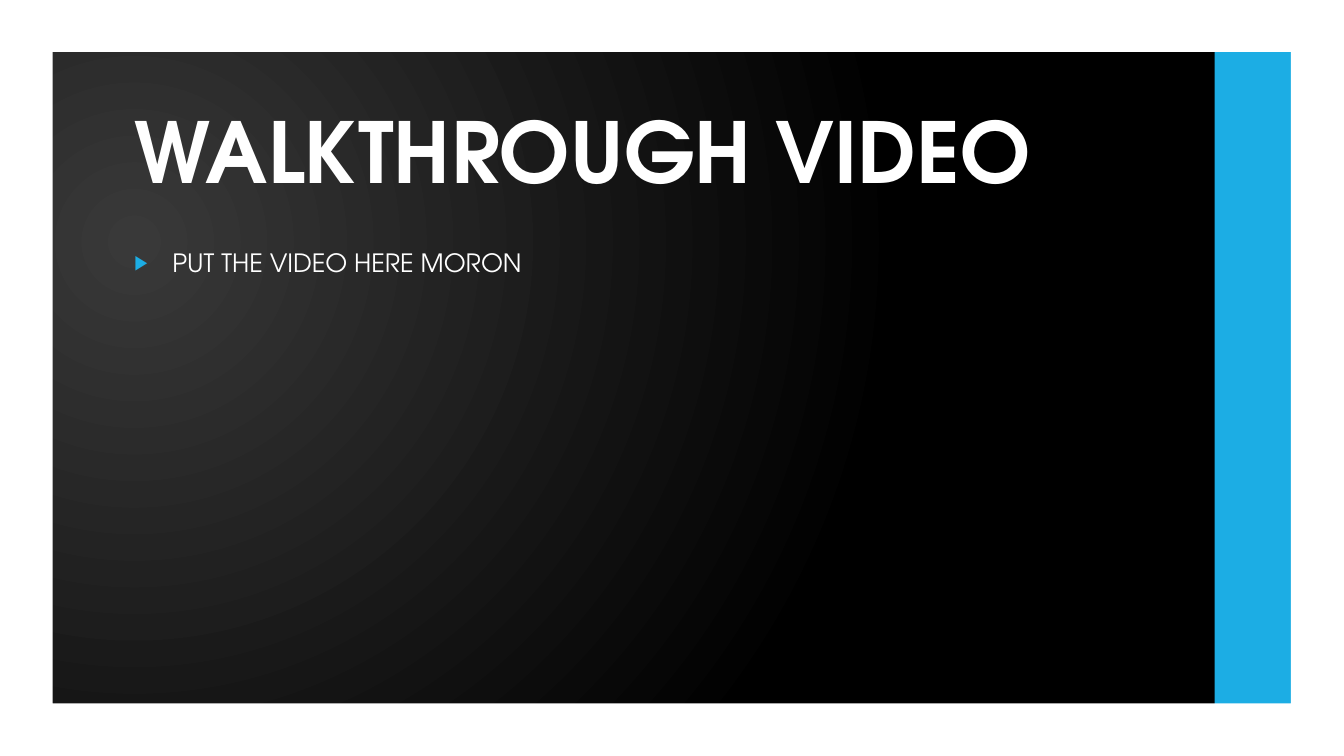
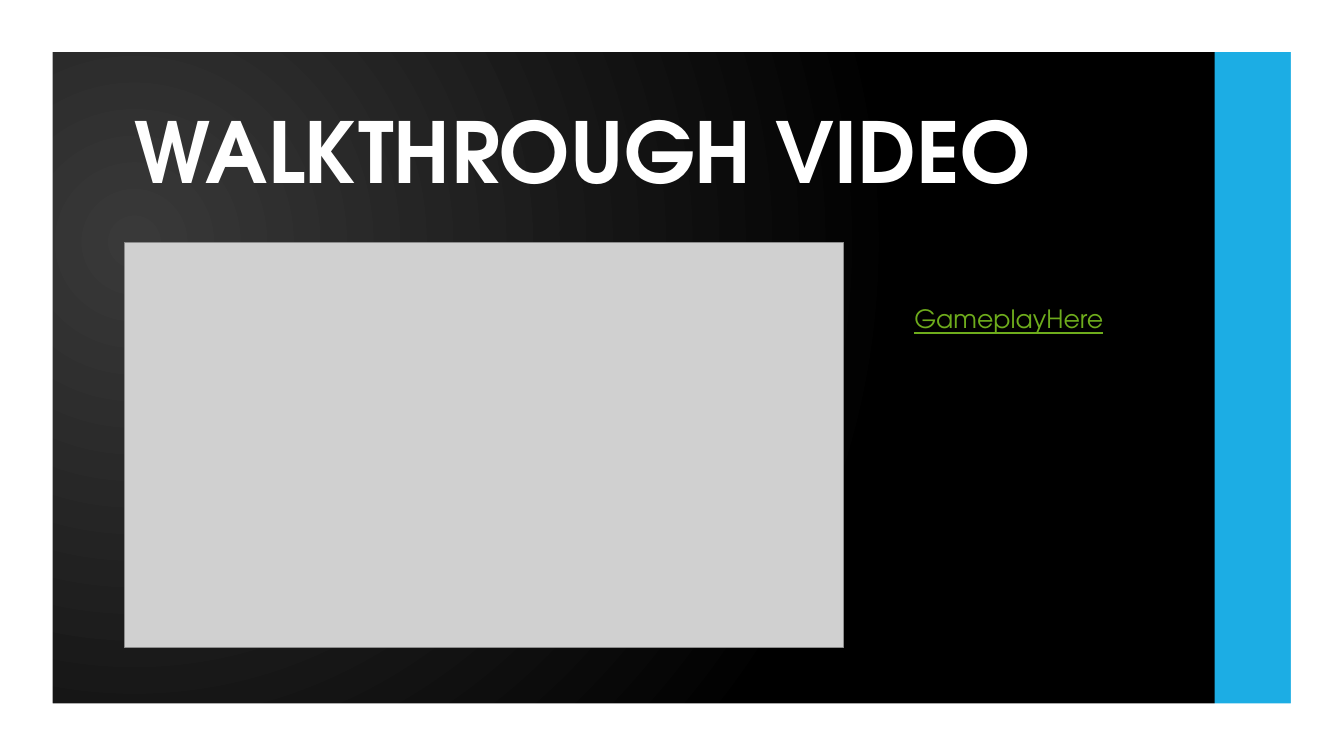
Before and after one commit to UoSGroupProjects1819/mgp-team-7, a slide deck: slide 5 of Demo Presentation/Demo Presentation.pptx. Drawn at 1344x756 pixels with LibreOffice and Linux fonts; fonts in the diff are those of the drawing; grey boxes stand for pictures; background and template pictures are left out. Boxes give left, top, right and bottom in pixels: in the first picture for what was removed or moved away, otherwise in the second. Text is boxed around its words. In the diff, an @@ line names an element or a change of style, - is before the commit and + after.

Commit message:
Updated Presentation
Added the walkthrough video (embedded + link) to the walkthrough slide.

```diff
--- a/Demo Presentation/Demo Presentation.pptx
+++ b/Demo Presentation/Demo Presentation.pptx
@@ picture added at (124,243,844,647) @@
@@ text removed at (172,253,522,273) @@
-▶ PUT THE VIDEO HERE MORON
@@ text added at (914,309,1103,334), 18 pt, text #6EAC1C, underline @@
+GameplayHere
```
